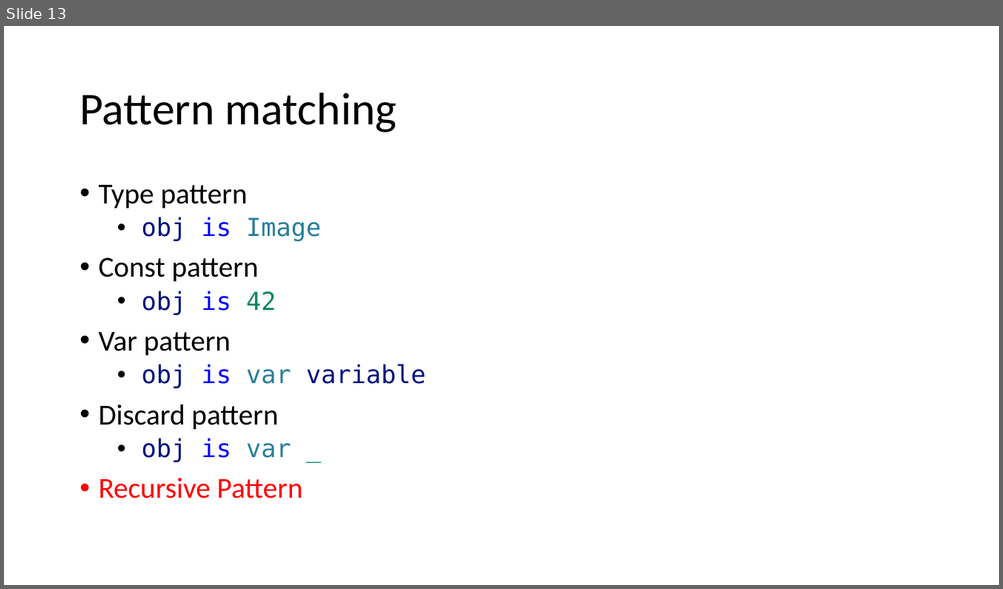
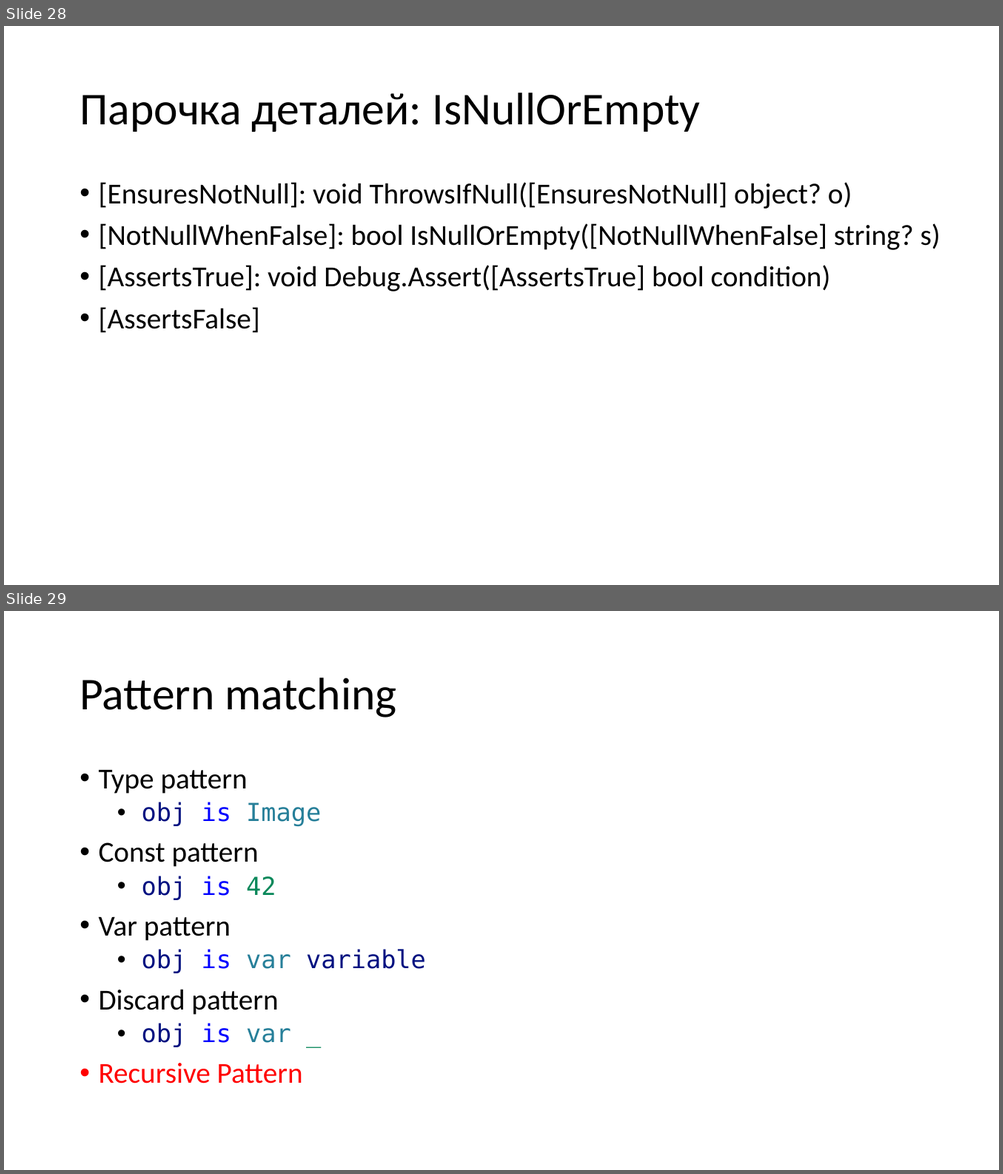
Before and after one commit to kugushev/presentations, a slide deck: Presentation.pptx. Shown one above the other, each under a label of ours: slide 13 before the commit, slides 28 and 29 after it. The pictures are 1003x589 and 1003x1174 pixels, drawn with LibreOffice and Linux fonts; fonts in the diff are those of the drawing. Boxes give left, top, right and bottom in pixels: in the first picture for what was removed or moved away, otherwise in the second. Text is boxed around its words. In the diff, an @@ line names an element or a change of style, - is before the commit and + after.

```diff
--- a/Presentation.pptx
+++ b/Presentation.pptx
@@ slide 28 added at (4,26,999,585), background #FFFFFF @@
@@ title added at (79,93,700,132), 44 pt, text #000000 @@
+Парочка деталей: IsNullOrEmpty
@@ text added at (99,182,940,333), 28 pt, text #000000 @@
+• [EnsuresNotNull]: void ThrowsIfNull([EnsuresNotNull] object? o)
+• [NotNullWhenFalse]: bool IsNullOrEmpty([NotNullWhenFalse] string? s)
+• [AssertsTrue]: void Debug.Assert([AssertsTrue] bool condition)
+• [AssertsFalse]
@@ what was slide 13 is now slide 29 @@
```
Also in this commit, not shown: 2 slides changed, 16 other slides added, 1 slide removed, 3 other files.
